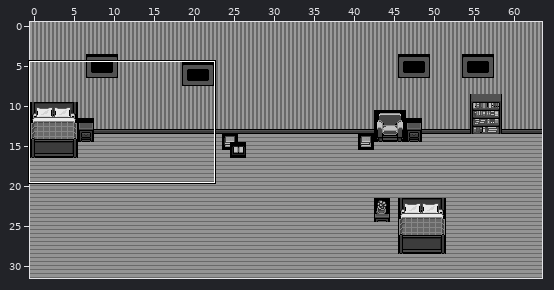
Tiled map, stored at artAssets/apartmentBG/apartmentBG.tmx. The picture above shows the old version from afar; the outline marks the close-up.
Close-up. Earlier state:
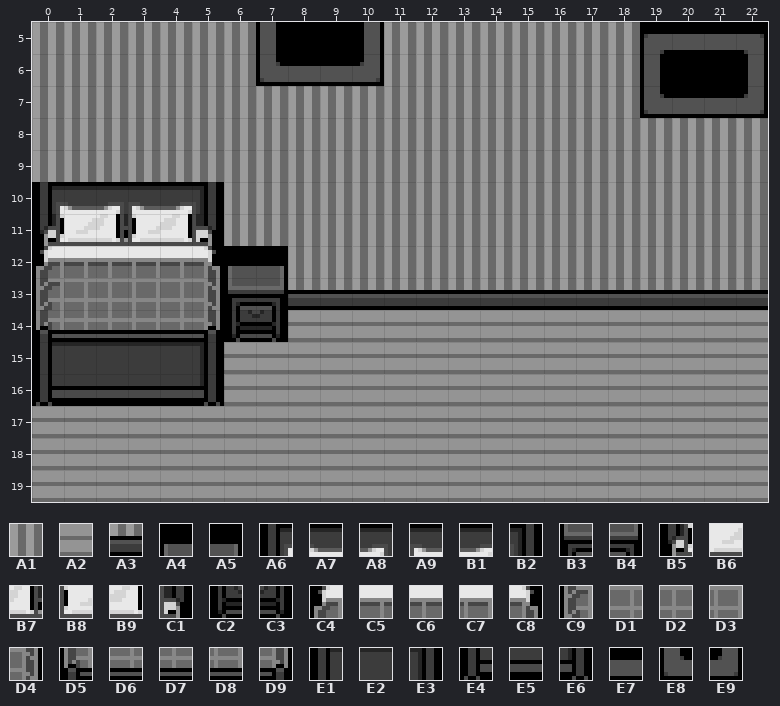
Cells are 8x8 px. Shown: x 0..22, y 5..19. The commit also changed other parts of the map, which this record leaves out.
Key: from "interiorsPalette": A1 33, A2 142, A3 162, A4 178, A5 179, A6 182, A7 183, A8 184, A9 185, B1 186, B2 187, B3 210, B4 211, B5 214, B6 215, B7 216, B8 217, B9 218, C1 219, C2 242, C3 243, C4 246, C5 247, C6 248, C7 249, C8 251, C9 278, D1 279, D2 280, D3 281, D4 283, D5 310, D6 311, D7 312, D8 313, D9 315, E1 342, E2 343, E3 347, E4 374, E5 375, E6 379, E7 423, E8 486, E9 489.
__ is an empty cell.
Layer "merged bg" before, first column x 0:
 6 A1 A1 A1 A1 A1 A1 A1 E8 E7 E7 E9 A1
 7 A1 A1 A1 A1 A1 A1 A1 A1 A1 A1 A1 A1
 8 A1 A1 A1 A1 A1 A1 A1 A1 A1 A1 A1 A1
 9 A1 A1 A1 A1 A1 A1 A1 A1 A1 A1 A1 A1
10 A6 A7 A8 A9 B1 B2 A1 A1 A1 A1 A1 A1
11 B5 B6 B7 B8 B9 C1 A1 A1 A1 A1 A1 A1
12 C4 C5 C6 C7 C5 C8 A4 A5 A1 A1 A1 A1
13 C9 D1 D2 D3 D1 D4 B3 B4 A3 A3 A3 A3
14 D5 D6 D7 D8 D6 D9 C2 C3 A2 A2 A2 A2
15 E1 E2 E2 E2 E2 E3 A2 A2 A2 A2 A2 A2
16 E4 E5 E5 E5 E5 E6 A2 A2 A2 A2 A2 A2
17 A2 A2 A2 A2 A2 A2 A2 A2 A2 A2 A2 A2
18 A2 A2 A2 A2 A2 A2 A2 A2 A2 A2 A2 A2
19 A2 A2 A2 A2 A2 A2 A2 A2 A2 A2 A2 A2
New version:
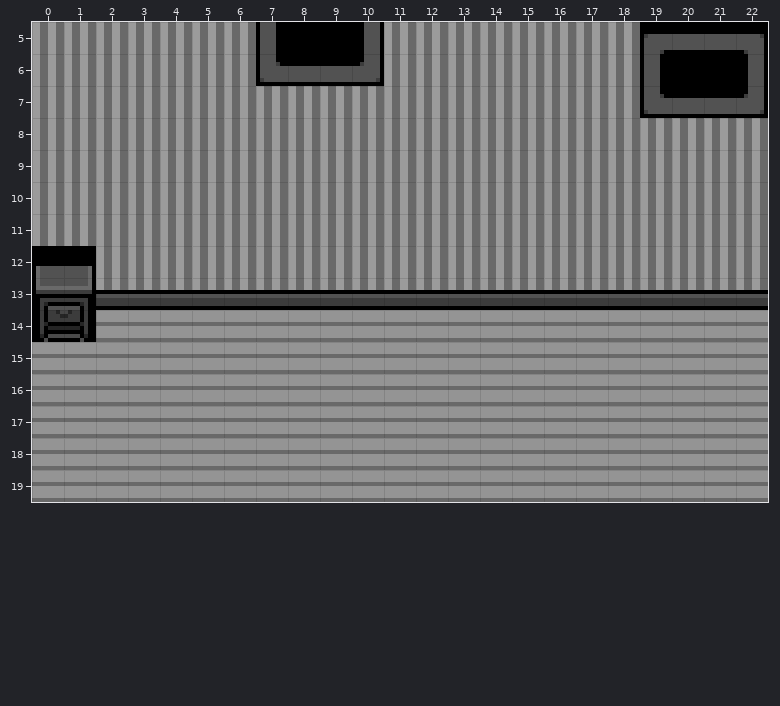
Difference:
Changed rows in their new state; .. is an unchanged cell.
Layer "merged bg":
first column x 0:
10 A1 A1 A1 A1 A1 A1 .. ..
11 A1 A1 A1 A1 A1 A1 .. ..
12 A4 A5 A1 A1 A1 A1 A1 A1
13 B3 B4 A3 A3 A3 A3 A3 A3
14 C2 C3 A2 A2 A2 A2 A2 A2
15 A2 A2 A2 A2 A2 A2 .. ..
16 A2 A2 A2 A2 A2 A2 .. ..
Pixel boxes of the changes (left, top, right, bottom) in both close-ups:
changed: (32, 182, 288, 406)
